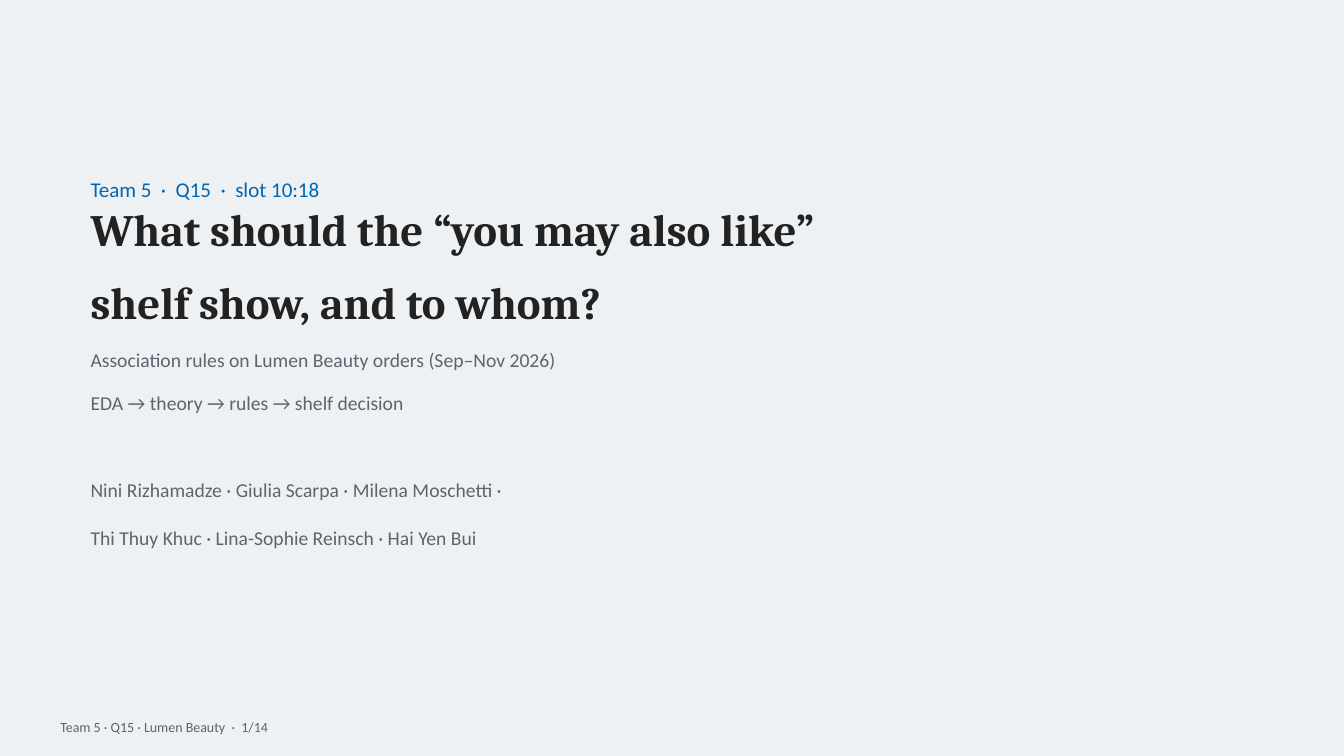
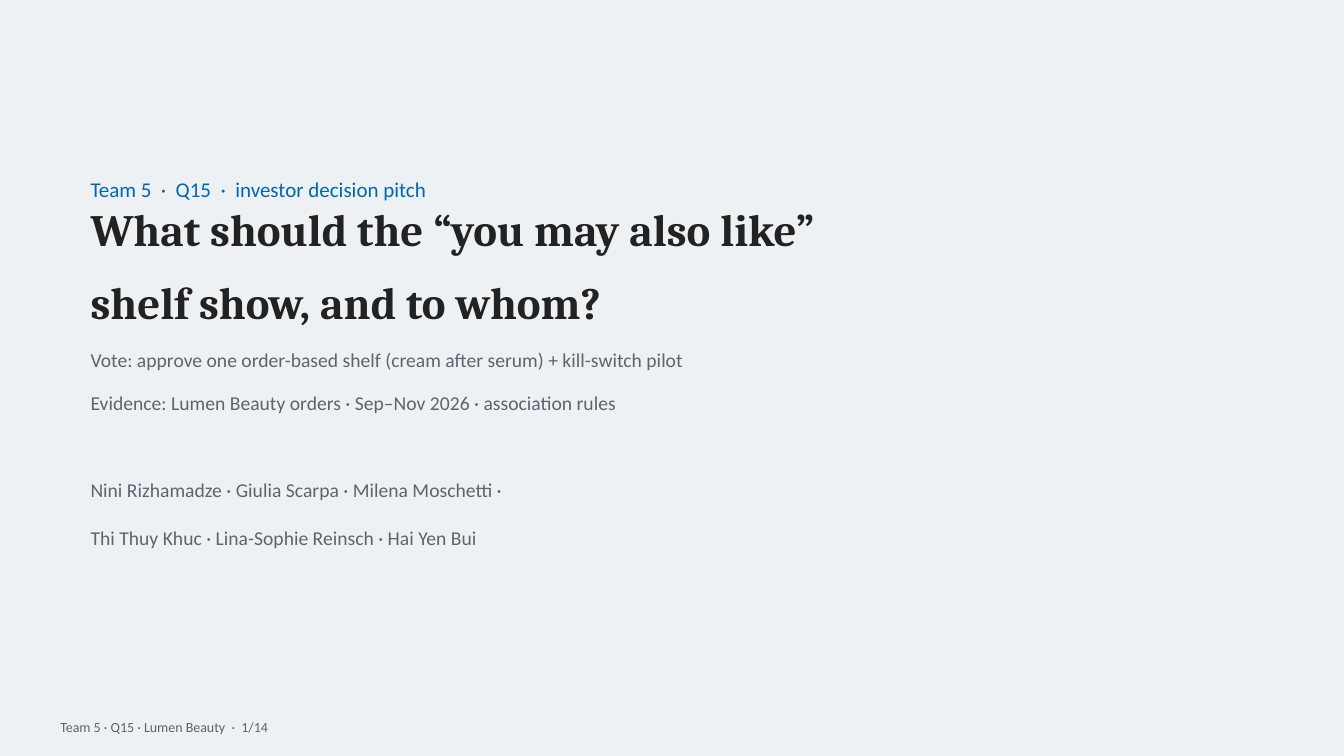
Before and after one commit to N1Rizhka/New-Media-Technology-and-Analytics---Final-Project, a slide deck: slide 1 of deliverables/NMTA_T05_slides.pptx. Drawn at 1344x756 pixels with LibreOffice and Linux fonts; fonts in the diff are those of the drawing. Boxes give left, top, right and bottom in pixels: in the first picture for what was removed or moved away, otherwise in the second. Text is boxed around its words. In the diff, an @@ line names an element or a change of style, - is before the commit and + after.

```diff
--- a/deliverables/NMTA_T05_slides.pptx
+++ b/deliverables/NMTA_T05_slides.pptx
@@ text at bbox=[91, 182, 425, 201]: text changed @@
-Team 5 · Q15 · slot 10:18
+Team 5 · Q15 · investor decision pitch
@@ text at bbox=[91, 353, 682, 548]: text changed @@
-Association rules on Lumen Beauty orders (Sep–Nov 2026)
-EDA → theory → rules → shelf decision
-Nini Rizhamadze · Giulia Scarpa · Milena Moschetti ·
-Thi Thuy Khuc · Lina-Sophie Reinsch · Hai Yen Bui
+Vote: approve one order-based shelf (cream after serum) + kill-switch pilot
+Evidence: Lumen Beauty orders · Sep–Nov 2026 · association rules
+Nini Rizhamadze · Giulia Scarpa · Milena Moschetti ·
+Thi Thuy Khuc · Lina-Sophie Reinsch · Hai Yen Bui
```
Also in this commit, not shown: 3 other slides changed, 5 other files.
